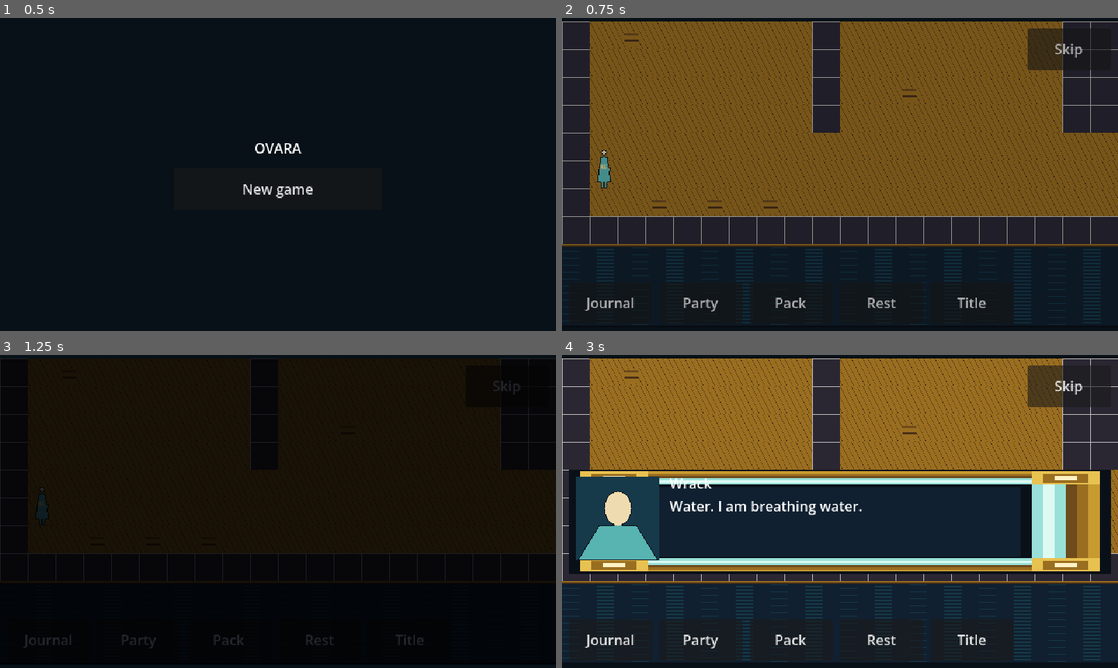
Above: before the commit, frames 1-4 (two rows, left to right).
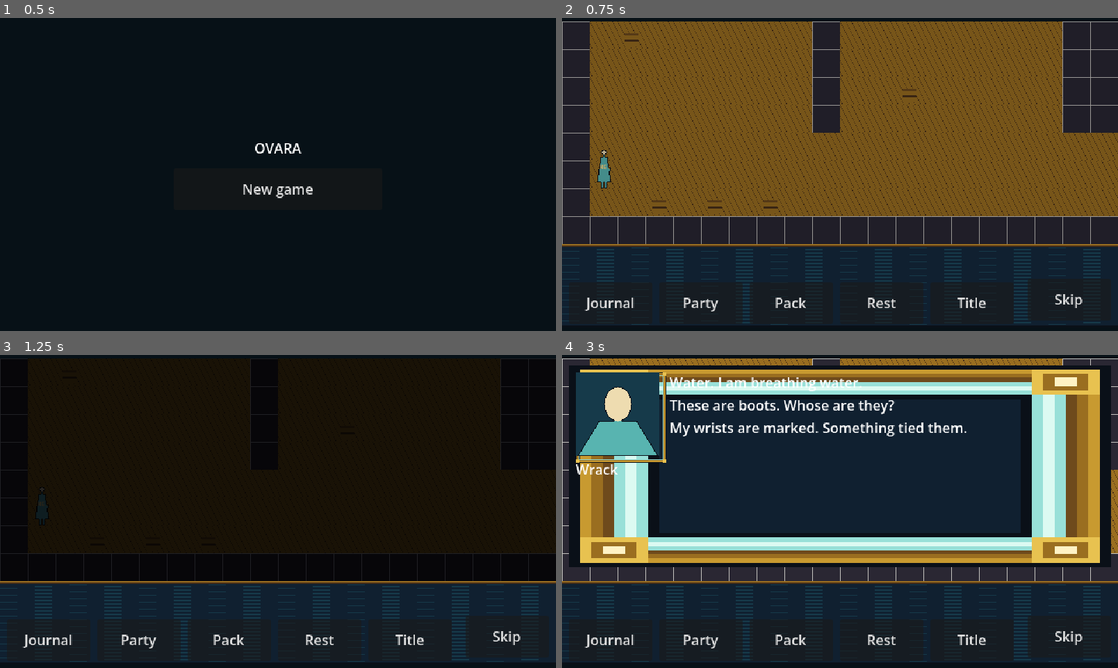
Above: after the commit, the same moments.

Repository: UrsSchweigert/ovara-game
Game: Godot game, scene res://scenes/title/title.tscn
Two runs of this game, one before a commit and one after it. Both use one fixed random seed, a clock stepped at 60 frames per second and the inputs below.
Inputs:
- Up to frame 1 (0.5 s): no input
- Up to frame 2 (0.75 s): click "New game" at 0.5 s
- Up to frame 3 (1.25 s): no input
- Up to frame 4 (3 s): click "Journal" at 1.25 s; click "Party" at 2 s; click "Pack" at 2.75 s

Frame 1 is identical in both runs. In frame 2, 1.8% of the frame differs, in the area x 0-100%, y 3-94%; in frame 3, 26%; in frame 4, 49%, in the area x 1-99%, y 3-97%.

Commit message:
cutscene-player-scene: say steps use the dialogue panel's lines-only mode; light dims only the world [M2.5]
Co-Authored-By: Claude Opus 5.5 <noreply@anthropic.com>

Diff:
--- a/game/scenes/cutscene/cutscene_player.gd
+++ b/game/scenes/cutscene/cutscene_player.gd
@@ -4,13 +4,14 @@
 
 signal finished
 
+const DialoguePanel: GDScript = preload("res://ui/dialogue/dialogue_panel.gd")
+
 const TILE: int = 32
 const STEP_SECONDS: float = 0.14
 const PAN_SECONDS: float = 0.8
 const FADE_SECONDS: float = 0.8
 const SKIP_SIZE: Vector2 = Vector2(96, 48)
-const PANEL_SIZE: Vector2 = Vector2(624, 120)
-const PORTRAIT_SIZE: Vector2 = Vector2(96, 96)
+const PANEL_AT: Vector2 = Vector2(8, 8)
 const FONT_SIZE: int = 16
 ## The light step's field in the cut-scene data, 0 dark to 1 full; split because the glossary bans the plain word.
 const LIGHT_KEY: String = "lev" + "el"
@@ -21,14 +22,8 @@
 var _world: Node2D = null
 var _figures: Dictionary = {}
 var _camera_for: Callable = Callable()
-var _modulate: CanvasModulate = null
 var _tween: Tween = null
-var _lines: Array = []
-var _line: int = 0
 var _panel: Control = null
-var _portrait: TextureRect = null
-var _name: Label = null
-var _text: Label = null
 var _done: bool = false
 
 
@@ -41,64 +36,25 @@
 	_camera_for = camera_for
 
 
+## Covers the whole frame so taps on the map and the band wait for the scene. Light dims only the
+## world's own modulate, so the panel, the band and Skip stay at full light.
 func _ready() -> void:
-	set_anchors_preset(Control.PRESET_FULL_RECT)
 	mouse_filter = Control.MOUSE_FILTER_STOP
-	gui_input.connect(_on_input)
-	_modulate = CanvasModulate.new()
-	_world.add_child(_modulate)
-	_build_panel()
 	if bool((_session.get("scene") as RefCounted).call("skippable")):
 		var skip: Button = Button.new()
 		skip.text = "Skip"
 		skip.custom_minimum_size = SKIP_SIZE
 		skip.size = SKIP_SIZE
-		skip.position = Vector2(size.x - SKIP_SIZE.x - 8, 8)
+		skip.position = Vector2(size.x - SKIP_SIZE.x - 8, size.y - SKIP_SIZE.y - 8)
 		skip.add_theme_font_size_override("font_size", FONT_SIZE)
 		skip.pressed.connect(_skip)
 		add_child(skip)
 	_show(_session.call("scene_step"))
 
 
-func _build_panel() -> void:
-	_panel = Control.new()
-	_panel.size = PANEL_SIZE
-	_panel.position = Vector2(8, size.y - PANEL_SIZE.y - 104)
-	_panel.visible = false
-	_panel.mouse_filter = Control.MOUSE_FILTER_IGNORE
-	add_child(_panel)
-	var frame: NinePatchRect = NinePatchRect.new()
-	frame.texture = _texture("ui-dialogue-frame")
-	frame.size = PANEL_SIZE
-	frame.mouse_filter = Control.MOUSE_FILTER_IGNORE
-	_panel.add_child(frame)
-	_portrait = TextureRect.new()
-	_portrait.position = Vector2(8, 8)
-	_portrait.size = PORTRAIT_SIZE
-	_portrait.mouse_filter = Control.MOUSE_FILTER_IGNORE
-	_panel.add_child(_portrait)
-	_name = Label.new()
-	_name.position = Vector2(116, 4)
-	_name.size = Vector2(500, 24)
-	_name.add_theme_font_size_override("font_size", FONT_SIZE)
-	_panel.add_child(_name)
-	_text = Label.new()
-	_text.position = Vector2(116, 30)
-	_text.size = Vector2(500, 84)
-	_text.autowrap_mode = TextServer.AUTOWRAP_WORD_SMART
-	_text.add_theme_font_size_override("font_size", FONT_SIZE)
-	_panel.add_child(_text)
-
-
-func _texture(key: String) -> Texture2D:
-	if not _paths.has(key):
-		return null
-	return load("res://assets/" + str(_paths[key])) as Texture2D
-
-
 ## Draws one step. An empty step means the scene is over.
 func _show(step: Dictionary) -> void:
-	_panel.visible = false
+	_close_panel()
 	if step.is_empty():
 		_finish()
 		return
@@ -167,30 +123,26 @@
 func _light(step: Dictionary) -> void:
 	var goal: Color = DARK.lerp(Color.WHITE, clampf(float(step[LIGHT_KEY]), 0.0, 1.0))
 	var tween: Tween = _new_tween()
-	tween.tween_property(_modulate, "color", goal, FADE_SECONDS)
+	tween.tween_property(_world, "modulate", goal, FADE_SECONDS)
 	tween.tween_callback(_next)
 
 
+## The dialogue panel in its lines-only mode shows the step's lines together; its tap after them moves on.
 func _say(step: Dictionary) -> void:
-	_lines = step["lines"]
-	_line = 0
-	_name.text = str(step.get("speaker", ""))
-	_portrait.texture = _texture(str(step.get("portrait", "")))
-	_panel.visible = true
-	_text.text = str(_lines[0]) if not _lines.is_empty() else ""
+	if (step["lines"] as Array).is_empty():
+		_next()
+		return
+	_panel = DialoguePanel.new()
+	_panel.call("setup_lines", [{"speaker": str(step["speaker"]), "portrait": str(step["portrait"]), "lines": step["lines"]}], _paths)
+	_panel.position = PANEL_AT
+	_panel.closed.connect(_next)
+	add_child(_panel)
 
 
-func _on_input(event: InputEvent) -> void:
-	if not _panel.visible or not (event is InputEventMouseButton):
-		return
-	var b: InputEventMouseButton = event
-	if b.button_index != MOUSE_BUTTON_LEFT or not b.pressed:
-		return
-	_line += 1
-	if _line < _lines.size():
-		_text.text = str(_lines[_line])
-	else:
-		_next()
+func _close_panel() -> void:
+	if _panel != null:
+		_panel.queue_free()
+		_panel = null
 
 
 func _skip() -> void:
@@ -202,5 +154,6 @@
 func _finish() -> void:
 	_done = true
 	_stop_tween()
-	_modulate.queue_free()
+	_close_panel()
+	_world.modulate = Color.WHITE
 	finished.emit()
--- a/game/ui/dialogue/dialogue_panel.gd
+++ b/game/ui/dialogue/dialogue_panel.gd
@@ -22,6 +22,8 @@
 var _topics: ScrollContainer = null
 var _rows: VBoxContainer = null
 var _text: Label = null
+## Lines only: shows the given panels with no topics and no Close, then emits `closed` after the last.
+var _lines_only: bool = false
 
 
 ## Opens on `person_id`'s topic list. `paths` maps an asset key to its manifest path.
@@ -29,6 +31,13 @@
 	_session = session
 	_person_id = person_id
 	_paths = paths
+
+
+## Opens on `panels` ({"speaker", "portrait", "lines"} each) with no topic list, as a cut scene's say step.
+func setup_lines(panels: Array, paths: Dictionary) -> void:
+	_panels = panels
+	_paths = paths
+	_lines_only = true
 
 
 func _ready() -> void:
@@ -57,6 +66,7 @@
 	close.size = Vector2(PORTRAIT_SIZE.x, ROW_HEIGHT)
 	close.add_theme_font_size_override("font_size", FONT_SIZE)
 	close.pressed.connect(func() -> void: closed.emit())
+	close.visible = not _lines_only
 	add_child(close)
 	_topics = ScrollContainer.new()
 	_topics.position = BODY_RECT.position
@@ -75,7 +85,12 @@
 	_text.add_theme_font_size_override("font_size", FONT_SIZE)
 	_text.mouse_filter = Control.MOUSE_FILTER_IGNORE
 	add_child(_text)
-	_show_topics()
+	if _lines_only:
+		_topics.visible = false
+		_index = 0
+		_show_panel()
+	else:
+		_show_topics()
 
 
 func _texture(key: String) -> Texture2D:
@@ -179,5 +194,7 @@
 	_index += 1
 	if _index < _panels.size():
 		_show_panel()
+	elif _lines_only:
+		closed.emit()
 	else:
 		_show_topics()
